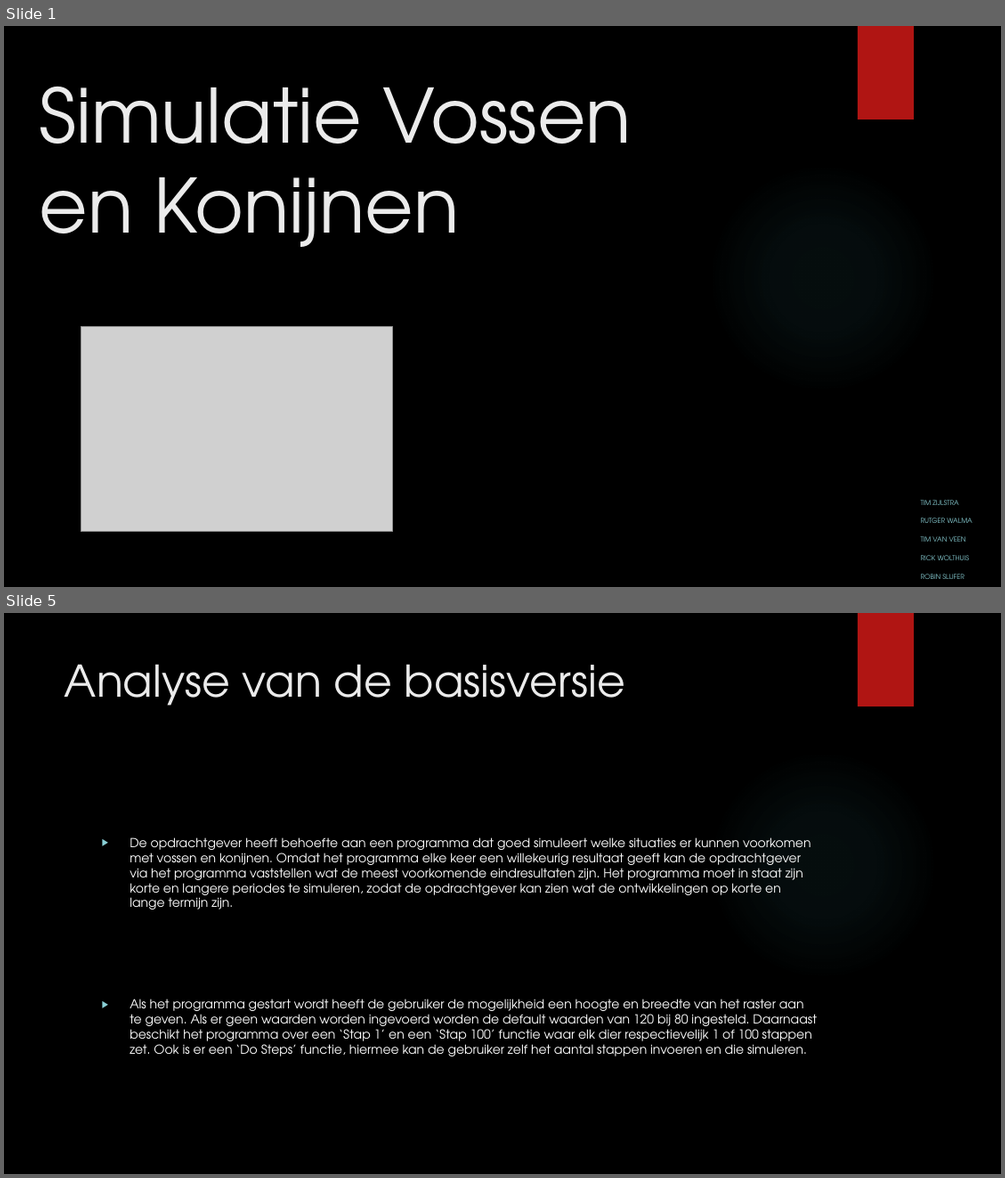
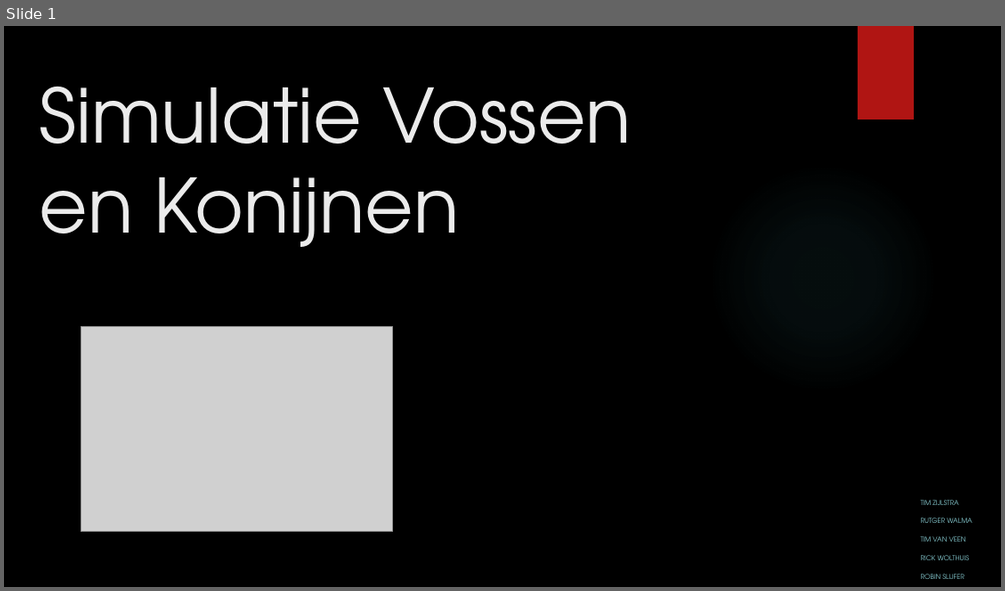
Before and after one commit to tvveen/Vossen-Konijnen, a slide deck: Documentatie/Simulatie Vossen en Konijnen.pptx. Shown one above the other, each under a label of ours: slides 1 and 5 before the commit, slide 1 after it; the slides between them are not shown. The pictures are 1005x1178 and 1005x591 pixels, drawn with LibreOffice and Linux fonts; fonts in the diff are those of the drawing; grey boxes stand for pictures; background and template pictures are left out. Boxes give left, top, right and bottom in pixels: in the first picture for what was removed or moved away, otherwise in the second. Text is boxed around its words. In the diff, an @@ line names an element or a change of style, - is before the commit and + after.

```diff
--- a/Documentatie/Simulatie Vossen en Konijnen.pptx
+++ b/Documentatie/Simulatie Vossen en Konijnen.pptx
@@ slide 5 removed at (x1=4, y1=613, x2=1001, y2=1174), background picture (left out); not listed: 2 template elements that a slide beside it also shows @@
@@ title removed at (x1=65, y1=664, x2=625, y2=706) @@
-Analyse van de basisversie
@@ text removed at (x1=129, y1=837, x2=817, y2=1056) @@
-▶ De opdrachtgever heeft behoefte aan een programma dat goed simuleert welke situaties er kunnen voorkomen met vossen en konijnen. Omdat het programma elke keer een willekeurig resultaat geeft kan de opdrachtgever via het programma vaststellen wat de meest voorkomende eindresultaten zijn. Het programma moet in staat zijn korte en langere periodes te simuleren, zodat de opdrachtgever kan zien wat de ontwikkelingen op korte en lange termijn zijn.
-▶ Als het programma gestart wordt heeft de gebruiker de mogelijkheid een hoogte en breedte van het raster aan te geven. Als er geen waarden worden ingevoerd worden de default waarden van 120 bij 80 ingesteld. Daarnaast beschikt het programma over een ‘Stap 1’ en een ‘Stap 100’ functie waar elk dier respectievelijk 1 of 100 stappen zet. Ook is er een ‘Do Steps’ functie, hiermee kan de gebruiker zelf het aantal stappen invoeren en die simuleren.
```
Also in this commit, not shown: 6 slides changed, 1 slide added, 1 other slide removed.
